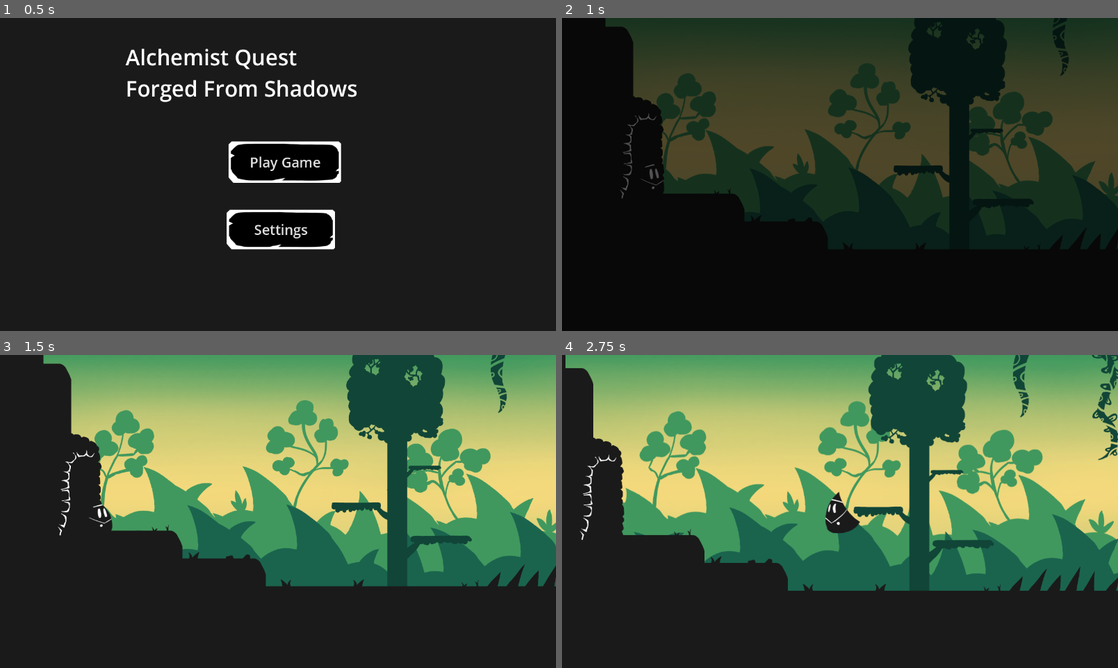
Above: before the commit, frames 1-4 (two rows, left to right).
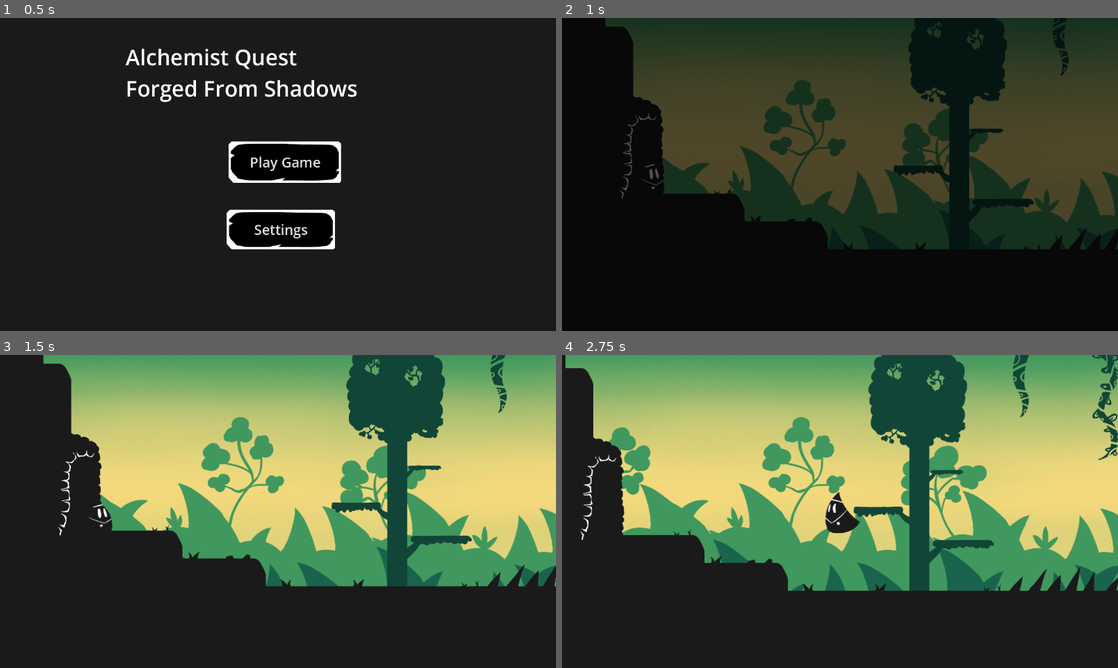
Above: after the commit, the same moments.

Repository: NicholasFlood2000/PirateSoftwareShadowAlchemy
Game: Godot game, scene res://Scenes/MainMenu.tscn
Same seed, same stepped clock (60 frames per second), same inputs: the game is played once before the commit and once after it.
Inputs:
- Up to frame 1 (0.5 s): no input
- Up to frame 2 (1 s): click "Play Game" at 0.5 s
- Up to frame 3 (1.5 s): hold D (MoveRight) from 1.28 s (still down); tap J (Interact) at 1.35 s
- Up to frame 4 (2.75 s): keep holding D (MoveRight); tap Space (Jump) at 1.52, 2.27 s; tap J (Interact) at 2.1 s

Frame 1 is identical in both runs. In frame 2, 12% of the frame differs, in the area x 17-100%, y 14-66%; in frame 3, 19%; in frame 4, 20%, in the area x 8-100%, y 14-76%.

Commit message:
Improved parallax

Diff:
--- a/Scenes/Levels/Level_3.tscn
+++ b/Scenes/Levels/Level_3.tscn
@@ -21,6 +21,18 @@
 [node name="BaseLevel" instance=ExtResource("1_7erpb")]
 InitialBackground = "Earth"
 
+[node name="AirBackground2" parent="AirBackground" index="0"]
+visible = true
+
+[node name="Sprite2D" parent="AirBackground/ParallaxLayer2" index="0"]
+visible = true
+
+[node name="ParallaxLayer3" parent="AirBackground" index="2"]
+motion_scale = Vector2(0.045, 0.035)
+
+[node name="Sprite2D" parent="AirBackground/ParallaxLayer3" index="0"]
+visible = true
+
 [node name="TileMap" parent="." index="4"]
 layer_0/tile_data = PackedInt32Array(720896, 131075, 1, 786432, 131075, 2, 983040, 65539, 0, 983041, 65539, 0, 1048578, …(229583 unchanged characters)…
 layer_1/tile_data = PackedInt32Array(-4194287, 0, 0, -4259823, 0, 0, -4325357, 0, 0, -4390895, 0, 0, -4521967, 0, 0, -4 …(301 unchanged characters)…
--- a/Scenes/Levels/base_level.tscn
+++ b/Scenes/Levels/base_level.tscn
@@ -486,7 +486,7 @@
 centered = false
 
 [node name="ParallaxLayer2" type="ParallaxLayer" parent="EarthBackground"]
-motion_scale = Vector2(0.25, 0.25)
+motion_scale = Vector2(0.03, 0.025)
 motion_mirroring = Vector2(1280, 0)
 
 [node name="Sprite2D" type="Sprite2D" parent="EarthBackground/ParallaxLayer2"]
@@ -496,7 +496,7 @@
 centered = false
 
 [node name="ParallaxLayer" type="ParallaxLayer" parent="EarthBackground"]
-motion_scale = Vector2(0.5, 0.5)
+motion_scale = Vector2(0.045, 0.035)
 motion_mirroring = Vector2(1280, 0)
 
 [node name="Sprite2D" type="Sprite2D" parent="EarthBackground/ParallaxLayer"]
@@ -513,7 +513,8 @@
 centered = false
 
 [node name="ParallaxLayer2" type="ParallaxLayer" parent="WaterBackground"]
-motion_scale = Vector2(0.25, 0.25)
+position = Vector2(1, 0)
+motion_scale = Vector2(0.03, 0.025)
 motion_mirroring = Vector2(1280, 0)
 
 [node name="Sprite2D" type="Sprite2D" parent="WaterBackground/ParallaxLayer2"]
@@ -523,7 +524,7 @@
 centered = false
 
 [node name="ParallaxLayer3" type="ParallaxLayer" parent="WaterBackground"]
-motion_scale = Vector2(0.5, 0.5)
+motion_scale = Vector2(0.045, 0.035)
 motion_mirroring = Vector2(1280, 0)
 
 [node name="Sprite2D" type="Sprite2D" parent="WaterBackground/ParallaxLayer3"]
@@ -540,7 +541,7 @@
 centered = false
 
 [node name="ParallaxLayer2" type="ParallaxLayer" parent="AirBackground"]
-motion_scale = Vector2(0.25, 0.25)
+motion_scale = Vector2(0.03, 0.025)
 motion_mirroring = Vector2(1280, 0)
 
 [node name="Sprite2D" type="Sprite2D" parent="AirBackground/ParallaxLayer2"]
@@ -550,7 +551,7 @@
 centered = false
 
 [node name="ParallaxLayer3" type="ParallaxLayer" parent="AirBackground"]
-motion_scale = Vector2(0.5, 0.5)
+motion_scale = Vector2(0.045, 0.035)
 motion_mirroring = Vector2(1280, 0)
 
 [node name="Sprite2D" type="Sprite2D" parent="AirBackground/ParallaxLayer3"]
--- a/Scenes/PauseMenu.tscn
+++ b/Scenes/PauseMenu.tscn
@@ -42,7 +42,6 @@
 offset_bottom = 459.0
 
 [node name="ResetLevelButton" parent="VBoxContainer" instance=ExtResource("2_kqaxb")]
-modulate = Color(1, 1, 1, 1)
 layout_mode = 2
 text = "Reset Level"
 script = ExtResource("3_n3701")
@@ -52,7 +51,6 @@
 text = " "
 
 [node name="SettingsButton" parent="VBoxContainer" instance=ExtResource("2_kqaxb")]
-modulate = Color(1, 1, 1, 1)
 z_index = 1
 layout_mode = 2
 
@@ -63,15 +61,11 @@
 offset_right = 773.0
 offset_bottom = 168.0
 
-[node name="ColorRect" parent="VBoxContainer/SettingsButton/Menu" index="0"]
-color = Color(0.101961, 0.101961, 0.101961, 1)
-
 [node name="Label2" type="Label" parent="VBoxContainer"]
 layout_mode = 2
 text = " "
 
 [node name="ExitButton" parent="VBoxContainer" instance=ExtResource("2_kqaxb")]
-modulate = Color(1, 1, 1, 1)
 layout_mode = 2
 text = "Exit"
 script = null
--- a/Scenes/player.tscn
+++ b/Scenes/player.tscn
@@ -1921,9 +1921,6 @@
 }
 
 [node name="AnimationTree" type="AnimationTree" parent="."]
-libraries = {
-"": SubResource("AnimationLibrary_3y805")
-}
 tree_root = SubResource("AnimationNodeStateMachine_o2k5k")
 anim_player = NodePath("../AnimationPlayer")
 
